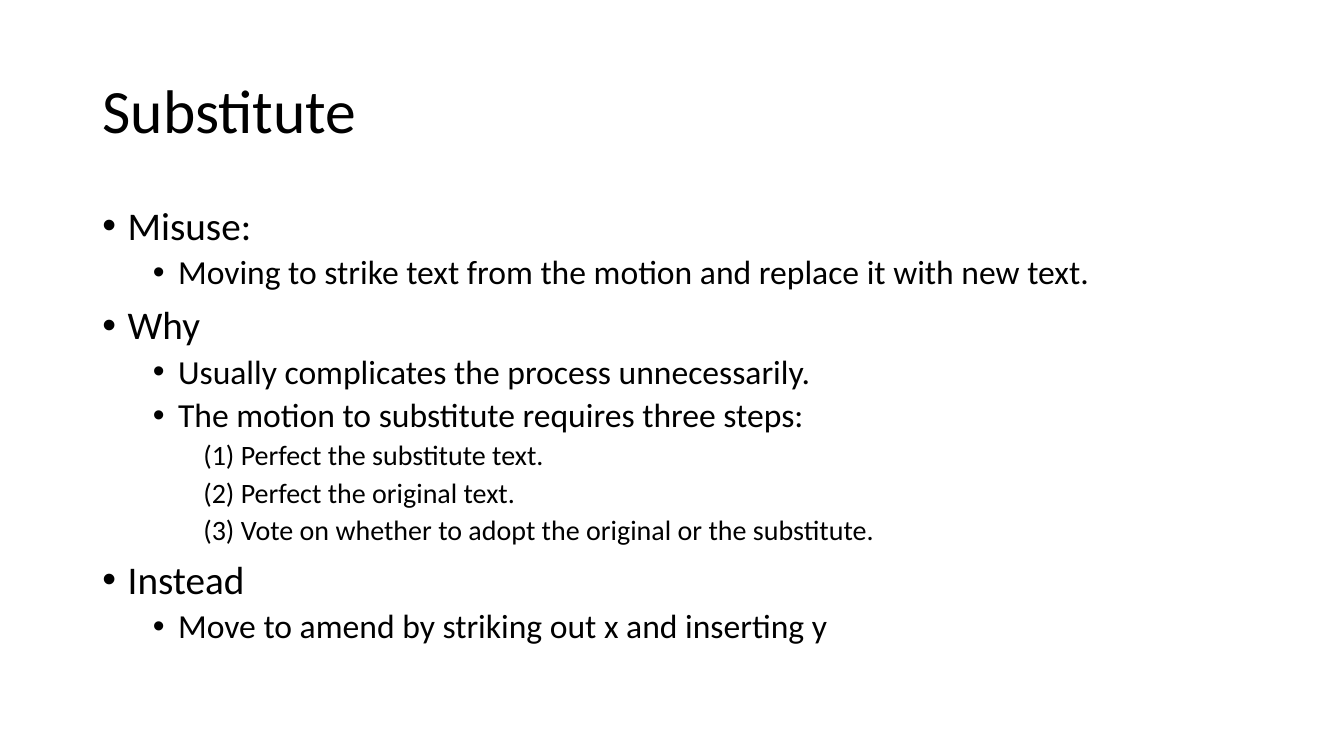
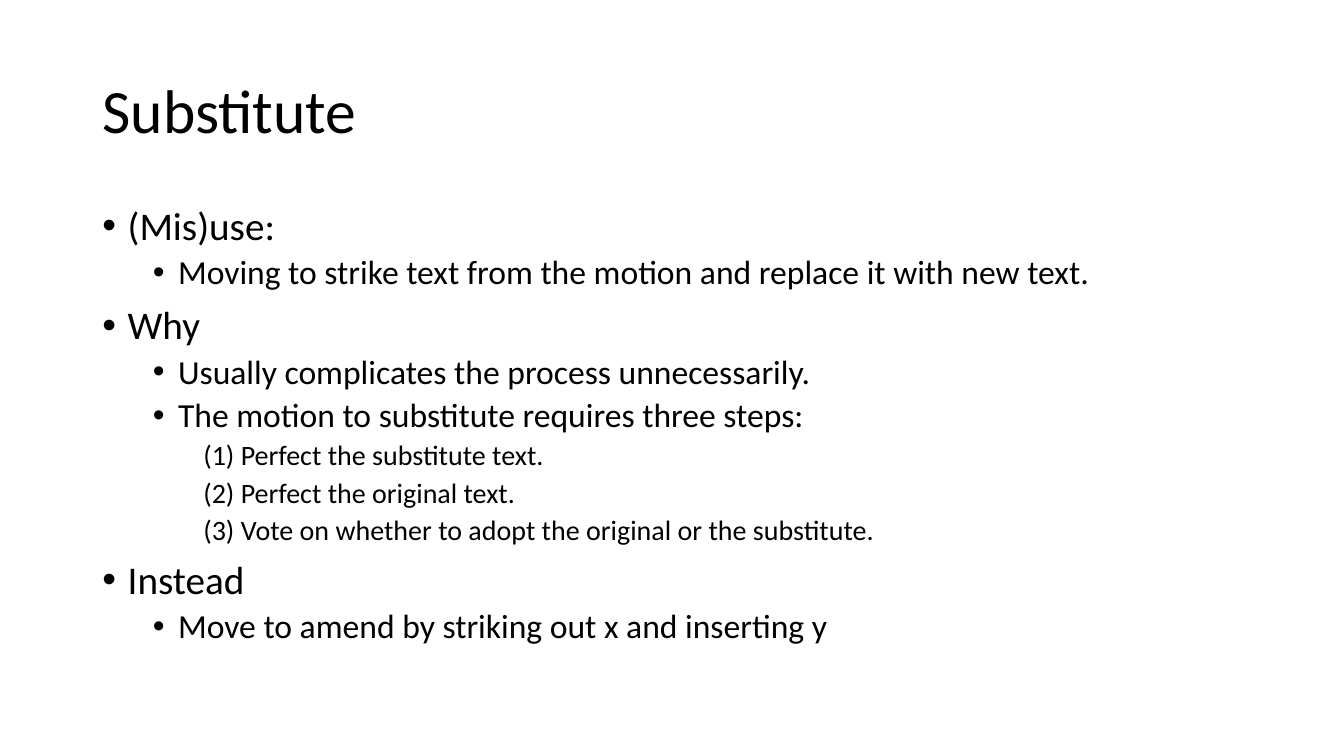
Before and after one commit to AdamSwenson/parliamentary-procedure-explainers, a slide deck: slide 36 of Presentations/Amendments.pptx (slide 47 before the commit). Drawn at 1344x756 pixels with LibreOffice and Linux fonts; fonts in the diff are those of the drawing. Boxes give left, top, right and bottom in pixels: in the first picture for what was removed or moved away, otherwise in the second. Text is boxed around its words. In the diff, an @@ line names an element or a change of style, - is before the commit and + after.

```diff
--- a/Presentations/Amendments.pptx
+++ b/Presentations/Amendments.pptx
@@ text at [128,211,275,246]: text changed @@
-• Misuse:
+• (Mis)use:
```
Also in this commit, not shown: 17 other slides changed, 7 slides added, 7 slides removed, 5 other files.
